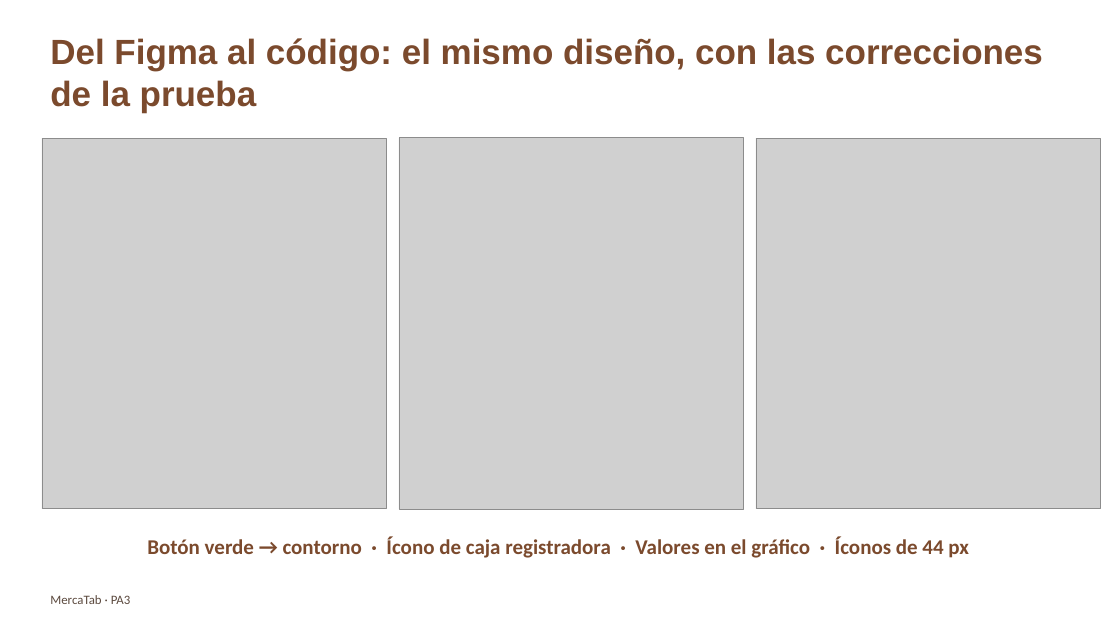
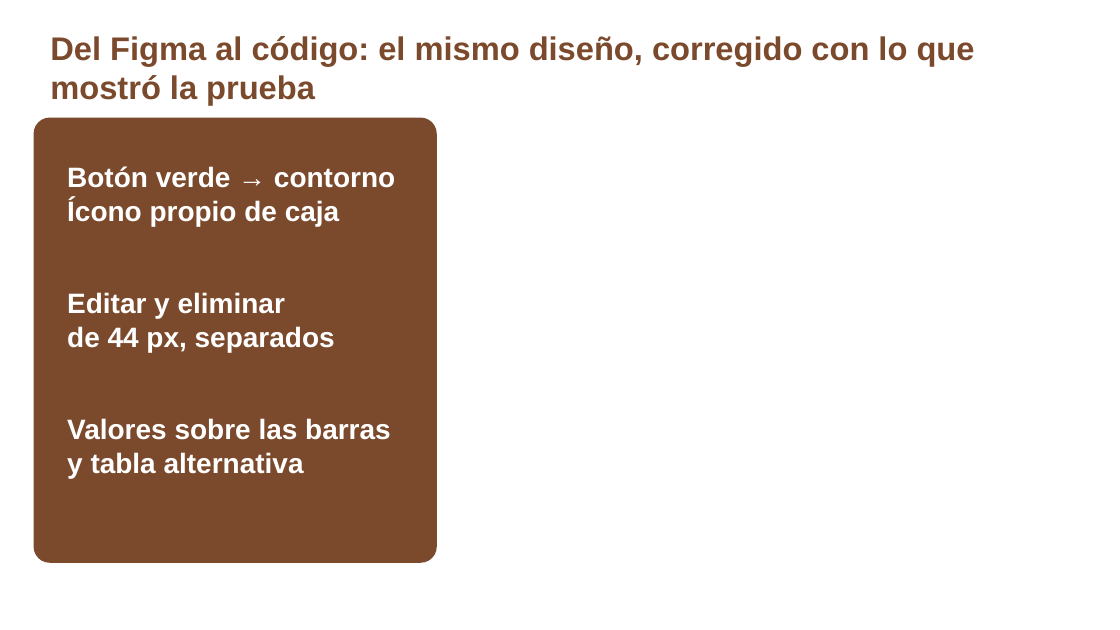
Before and after one commit to Xyzccords/mercatab, a slide deck: slide 2 of PA3_PPT_Guerrero_Salvador.pptx. Drawn at 1120x630 pixels with LibreOffice and Linux fonts; fonts in the diff are those of the drawing; grey boxes stand for pictures. Boxes give left, top, right and bottom in pixels: in the first picture for what was removed or moved away, otherwise in the second. Text is boxed around its words. In the diff, an @@ line names an element or a change of style, - is before the commit and + after.

Commit message:
PPT animado, evidencia de las tres pruebas y sección 6 del informe con datos reales

```diff
--- a/PA3_PPT_Guerrero_Salvador.pptx
+++ b/PA3_PPT_Guerrero_Salvador.pptx
@@ text at (50,36,975,105): text changed; size 30 to 28 pt @@
-Del Figma al código: el mismo diseño, con las correcciones de la prueba
+Del Figma al código: el mismo diseño, corregido con lo que mostró la prueba
@@ rounded rectangle added at (34,118,437,563), fill #7B4A2D @@
@@ picture removed at (42,138,386,508) @@
@@ picture removed at (399,138,744,509) @@
@@ picture removed at (756,138,1101,508) @@
@@ text added at (67,166,395,226), 24 pt, text #FFFFFF, bold @@
+Botón verde → contorno
+Ícono propio de caja
@@ text added at (67,292,335,352), 24 pt, text #FFFFFF, bold @@
+Editar y eliminar
+de 44 px, separados
@@ text added at (67,418,391,478), 24 pt, text #FFFFFF, bold @@
+Valores sobre las barras
+y tabla alternativa
@@ text removed at (147,536,969,558) @@
-Botón verde → contorno · Ícono de caja registradora · Valores en el gráfico · Íconos de 44 px
@@ text removed at (50,595,131,604) @@
-MercaTab · PA3
```
Also in this commit, not shown: 6 other slides changed, 2 slides added, 2 slides removed, 14 other files.
